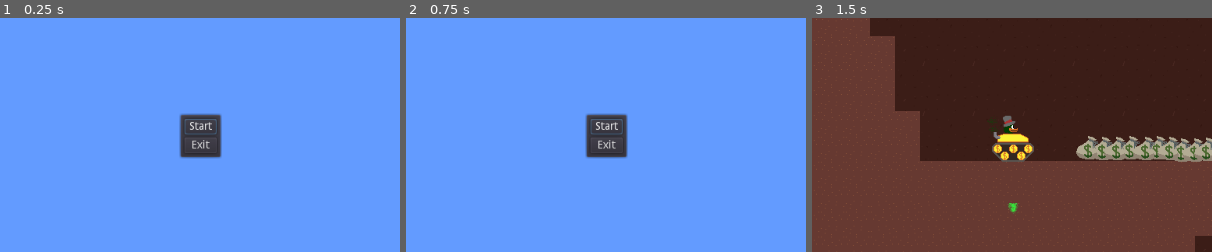
Above: before the commit, frames 1-3 (left to right).
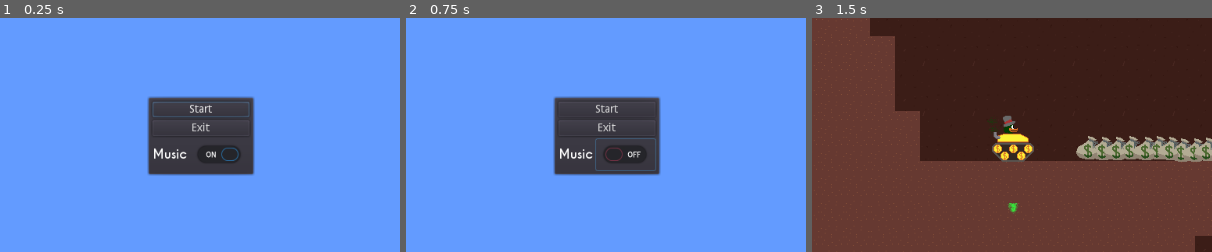
Above: after the commit, the same moments.

Repository: pizzasgood/Duck-Tank_LD44
Game: Godot game, scene res://TitleScreen.tscn
The game is run twice, just before and just after one commit, with the same random seed, the same clock (stepped at 60 frames per second) and the same inputs. This scene is started directly instead of the project's main scene.
Inputs (mouse positions are % of the whole screen's width and height, from its top left):
- Up to frame 1 (0.25 s): no input
- Up to frame 2 (0.75 s): click (52, 54) at 0.52 s
- Up to frame 3 (1.5 s): click "Start" at 1.25 s
The pictures show only the part of the screen within x 25-75%, y 25-75%; the shares and areas given below are measured in that part.

The runs differ from the first frame. In frame 1, 8.0% of the frame differs, in the area x 36-64%, y 33-68%; in frame 2, 8.0%; in frame 3, nothing differs.

Commit message:
Persist music setting

Diff:
--- a/Checkpoints.gd
+++ b/Checkpoints.gd
@@ -1,4 +1,6 @@
 extends Node
+
+var music = true
 
 var last_save
 var player_data
--- a/TitleScreen.gd
+++ b/TitleScreen.gd
@@ -2,10 +2,12 @@
 
 onready var start_button : Button = find_node("Start")
 onready var exit_button : Button = find_node("Exit")
+onready var music_toggle : CheckButton = find_node("MusicToggle")
 
 func _ready():
 	Checkpoints.clear()
 	get_tree().paused = false
+	music_toggle.pressed = Checkpoints.music
 	start_button.grab_focus()
 
 func _unhandled_input(event):
@@ -17,3 +19,8 @@
 
 func _on_Start_pressed():
 	get_tree().change_scene("res://main.tscn")
+
+
+
+func _on_MusicToggle_toggled(button_pressed):
+	Checkpoints.music = music_toggle.pressed
--- a/TitleScreen.tscn
+++ b/TitleScreen.tscn
@@ -1,6 +1,7 @@
-[gd_scene load_steps=2 format=2]
+[gd_scene load_steps=3 format=2]
 
 [ext_resource path="res://TitleScreen.gd" type="Script" id=1]
+[ext_resource path="res://fonts/default_font.tres" type="DynamicFont" id=2]
 
 [node name="TitleScreen" type="Node"]
 script = ExtResource( 1 )
@@ -10,27 +11,47 @@
 anchor_bottom = 1.0
 
 [node name="PanelContainer" type="PanelContainer" parent="CenterContainer"]
-margin_left = 484.0
-margin_top = 271.0
-margin_right = 539.0
-margin_bottom = 329.0
+margin_left = 443.0
+margin_top = 249.0
+margin_right = 581.0
+margin_bottom = 351.0
 
 [node name="VBoxContainer" type="VBoxContainer" parent="CenterContainer/PanelContainer"]
 margin_left = 7.0
 margin_top = 7.0
-margin_right = 48.0
-margin_bottom = 51.0
+margin_right = 131.0
+margin_bottom = 95.0
 
 [node name="Start" type="Button" parent="CenterContainer/PanelContainer/VBoxContainer"]
-margin_right = 41.0
+margin_right = 124.0
 margin_bottom = 20.0
 text = "Start"
 
 [node name="Exit" type="Button" parent="CenterContainer/PanelContainer/VBoxContainer"]
 margin_top = 24.0
-margin_right = 41.0
+margin_right = 124.0
 margin_bottom = 44.0
 text = "Exit"
 
+[node name="HBoxContainer" type="HBoxContainer" parent="CenterContainer/PanelContainer/VBoxContainer"]
+margin_top = 48.0
+margin_right = 124.0
+margin_bottom = 88.0
+
+[node name="Label" type="Label" parent="CenterContainer/PanelContainer/VBoxContainer/HBoxContainer"]
+margin_top = 9.0
+margin_right = 44.0
+margin_bottom = 30.0
+custom_fonts/font = ExtResource( 2 )
+text = "Music"
+
+[node name="MusicToggle" type="CheckButton" parent="CenterContainer/PanelContainer/VBoxContainer/HBoxContainer"]
+margin_left = 48.0
+margin_right = 124.0
+margin_bottom = 40.0
+custom_fonts/font = ExtResource( 2 )
+pressed = true
+
 [connection signal="pressed" from="CenterContainer/PanelContainer/VBoxContainer/Start" to="." method="_on_Start_pressed"]
 [connection signal="pressed" from="CenterContainer/PanelContainer/VBoxContainer/Exit" to="." method="_on_Exit_pressed"]
+[connection signal="toggled" from="CenterContainer/PanelContainer/VBoxContainer/HBoxContainer/MusicToggle" to="." method="_on_MusicToggle_toggled"]
--- a/gui/MainMenu.gd
+++ b/gui/MainMenu.gd
@@ -6,6 +6,7 @@
 
 func _ready():
 	visible = false
+	get_node("/root/main/BGM").playing = Checkpoints.music #this isn't really the appropriate place for this, but am in a hurry
 
 
 func _on_Exit_pressed():
@@ -27,6 +28,7 @@
 		if visible:
 			_on_Resume_pressed()
 		else:
+			music_toggle.pressed = Checkpoints.music
 			visible = true
 			resume_button.grab_focus()
 			get_tree().paused = true
@@ -42,7 +44,5 @@
 
 
 func _on_MusicToggle_toggled(button_pressed):
-	if music_toggle.pressed:
-		get_node("/root/main/BGM").playing = true
-	else:
-		get_node("/root/main/BGM").playing = false
+	Checkpoints.music = music_toggle.pressed
+	get_node("/root/main/BGM").playing = Checkpoints.music
--- a/gui/MainMenu.tscn
+++ b/gui/MainMenu.tscn
@@ -11,34 +11,34 @@
 
 [node name="PanelContainer" type="PanelContainer" parent="."]
 margin_left = 443.0
-margin_top = 245.0
+margin_top = 238.0
 margin_right = 581.0
-margin_bottom = 355.0
+margin_bottom = 362.0
 
 [node name="VBoxContainer" type="VBoxContainer" parent="PanelContainer"]
 margin_left = 7.0
 margin_top = 7.0
 margin_right = 131.0
-margin_bottom = 103.0
+margin_bottom = 117.0
 custom_constants/separation = 8
 
 [node name="Resume" type="Button" parent="PanelContainer/VBoxContainer"]
 margin_right = 124.0
-margin_bottom = 20.0
+margin_bottom = 27.0
 custom_fonts/font = ExtResource( 2 )
 text = "Resume"
 
 [node name="Exit" type="Button" parent="PanelContainer/VBoxContainer"]
-margin_top = 28.0
+margin_top = 35.0
 margin_right = 124.0
-margin_bottom = 48.0
+margin_bottom = 62.0
 custom_fonts/font = ExtResource( 2 )
 text = "Exit Game"
 
 [node name="HBoxContainer" type="HBoxContainer" parent="PanelContainer/VBoxContainer"]
-margin_top = 56.0
+margin_top = 70.0
 margin_right = 124.0
-margin_bottom = 96.0
+margin_bottom = 110.0
 
 [node name="Label" type="Label" parent="PanelContainer/VBoxContainer/HBoxContainer"]
 margin_top = 9.0
